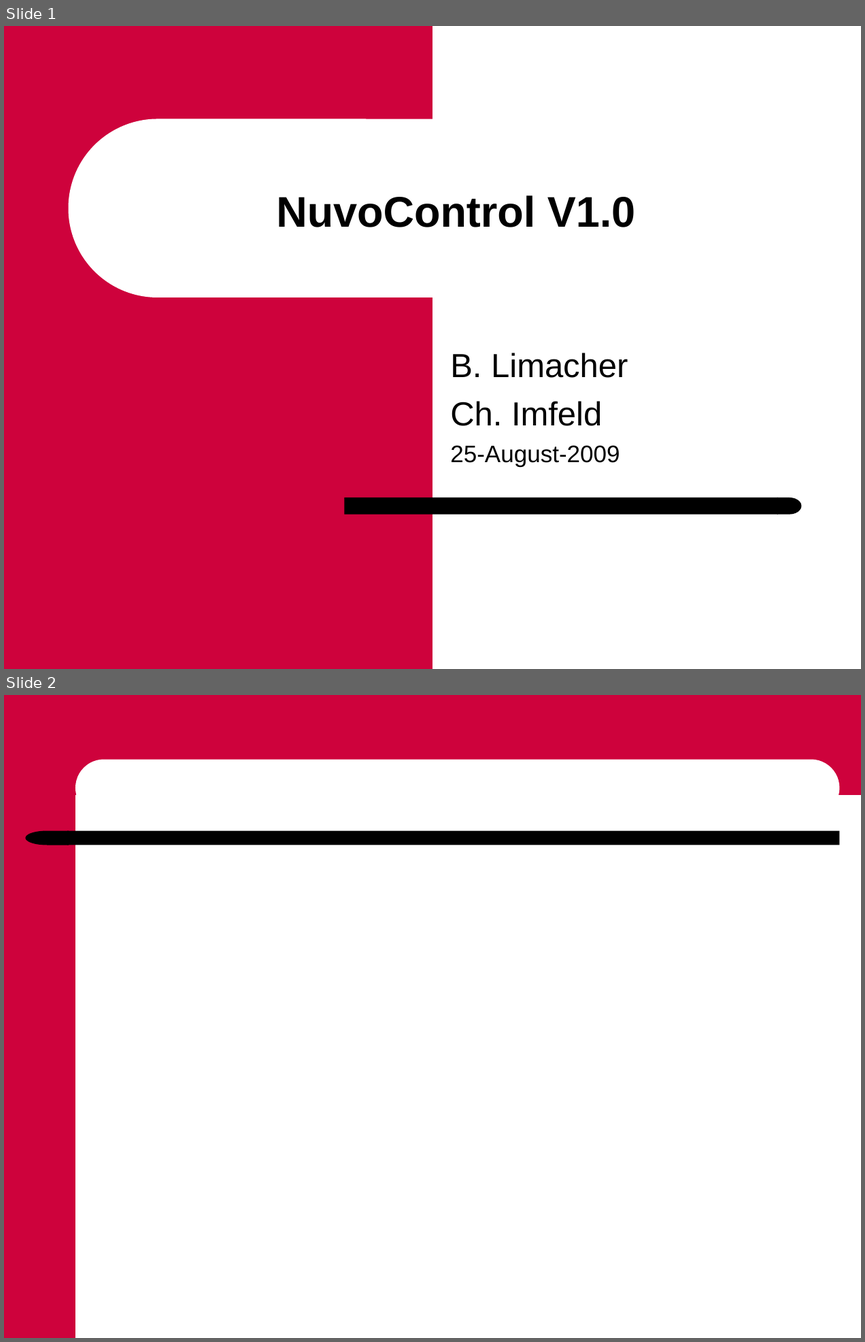
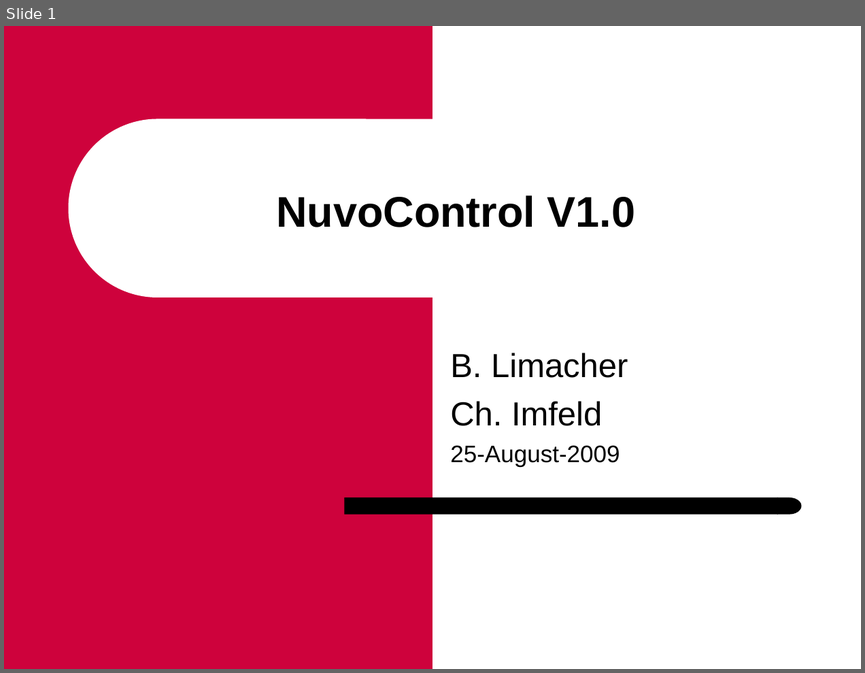
Before and after one commit to ImfeldC/NuvoControl, a slide deck: UserDocumentation/NuvoContro_7100_ProjektPräsentation.ppt. Shown one above the other, each under a label of ours: slides 1 and 2 before the commit, slide 1 after it. The pictures are 865x1342 and 865x673 pixels, drawn with LibreOffice and Linux fonts; fonts in the diff are those of the drawing; background and template pictures are left out. Boxes give left, top, right and bottom in pixels: in the first picture for what was removed or moved away, otherwise in the second. Text is boxed around its words. In the diff, an @@ line names an element or a change of style, - is before the commit and + after.

```diff
--- a/UserDocumentation/NuvoContro_7100_ProjektPräsentation.ppt
+++ b/UserDocumentation/NuvoContro_7100_ProjektPräsentation.ppt
@@ slide 2 removed at box(4, 695, 861, 1338), background #FFFFFF @@
@@ rectangle removed at box(4, 695, 75, 1338) @@
@@ rectangle removed at box(68, 695, 861, 795) @@
@@ rounded rectangle removed at box(75, 759, 839, 817) @@
@@ flow chart delay removed at box(26, 830, 69, 845) @@
@@ rounded rectangle removed at box(67, 830, 839, 845) @@
```
Also in this commit, not shown: 6 slides added.
